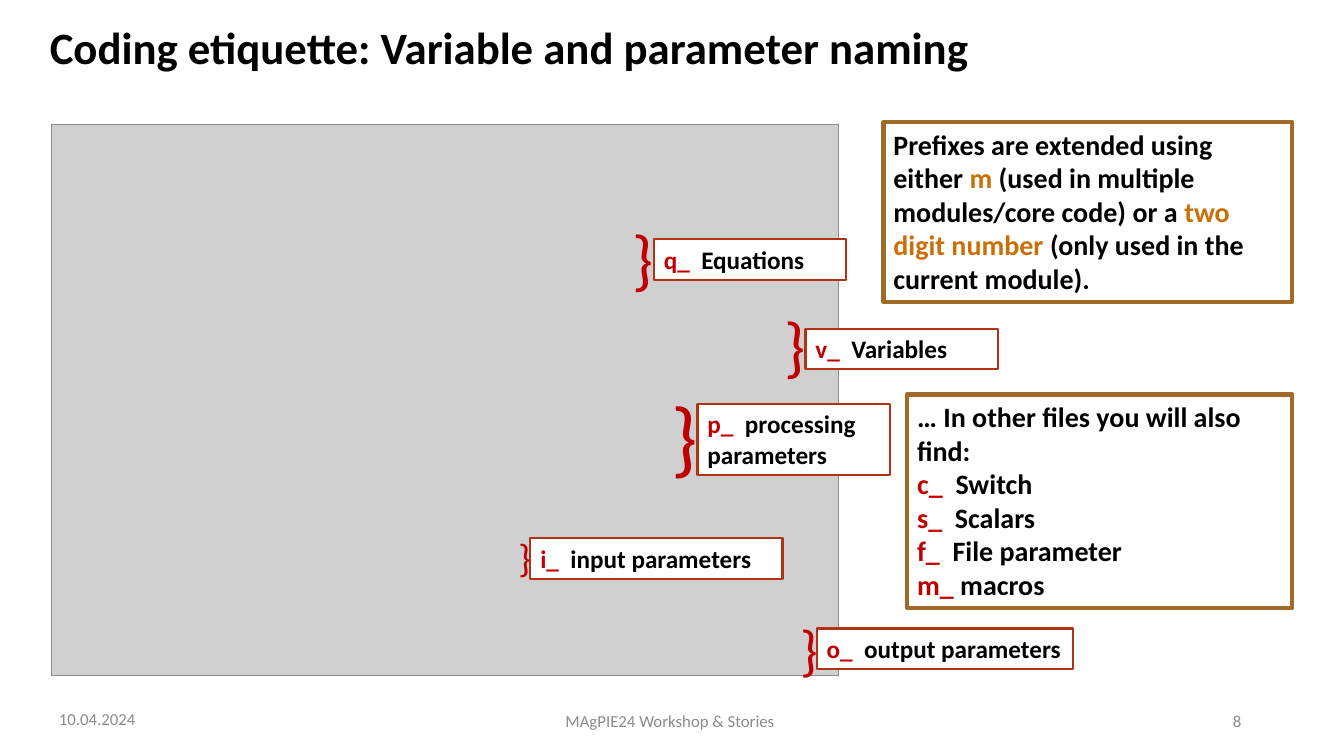
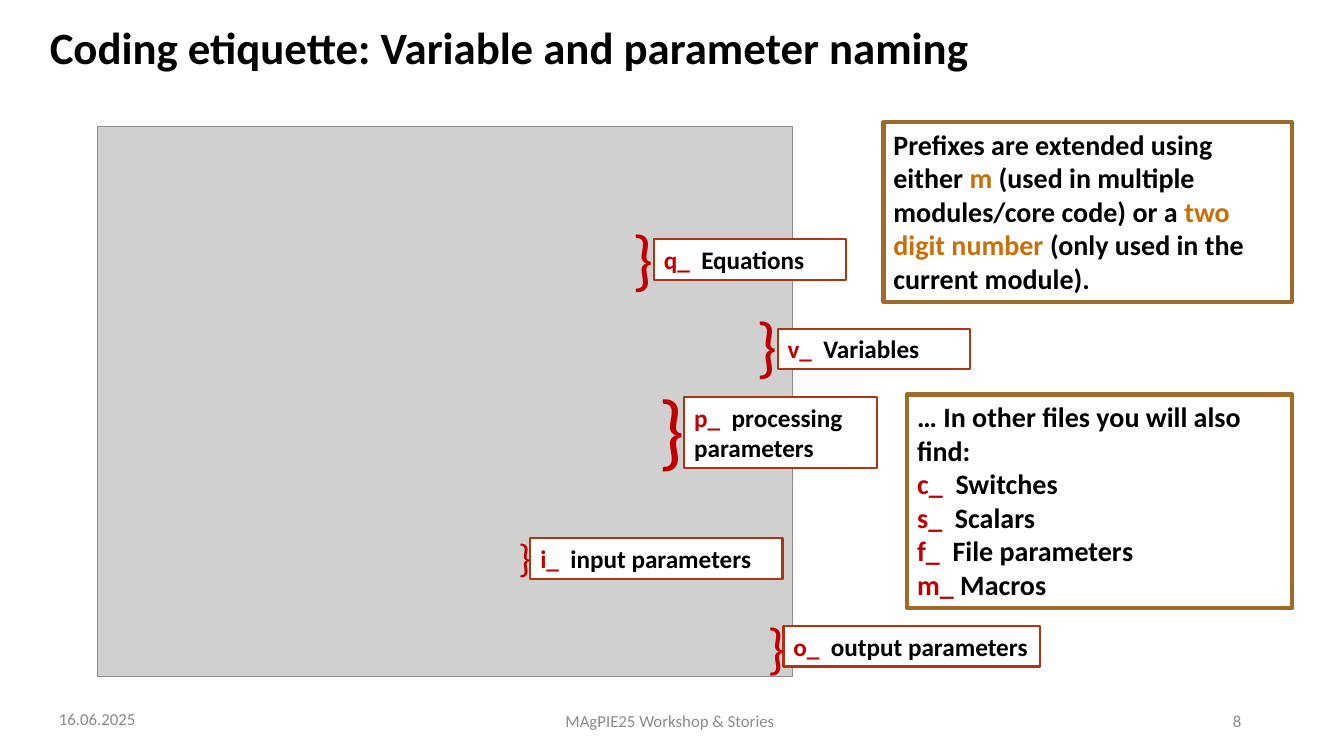
Before and after one commit to magpiemodel/magpiemodel.github.io, a slide deck: slide 8 of assets/slides/GAMS code, modules & realizations.pptx. Drawn at 1344x756 pixels with LibreOffice and Linux fonts; fonts in the diff are those of the drawing; grey boxes stand for pictures; background and template pictures are left out. Boxes give left, top, right and bottom in pixels: in the first picture for what was removed or moved away, otherwise in the second. Text is boxed around its words. In the diff, an @@ line names an element or a change of style, - is before the commit and + after.

```diff
--- a/assets/slides/GAMS code, modules & realizations.pptx
+++ b/assets/slides/GAMS code, modules & realizations.pptx
@@ picture: place and size @@
-picture at [51,125,839,676]
+picture at [98,126,792,677]
@@ text "}": place and size @@
-text "}" at [774,298,801,390]
+text "}" at [746,298,772,390]
@@ rectangle "v_ Variables": place and size @@
-rectangle "v_ Variables" at [806,329,998,369]
+rectangle "v_ Variables" at [777,329,970,369]
@@ text "}": place and size @@
-text "}" at [662,378,689,490]
+text "}" at [649,371,676,483]
@@ rectangle "p_ processing parameters": place and size @@
-rectangle "p_ processing parameters" at [698,404,890,476]
+rectangle "p_ processing parameters" at [685,397,877,469]
@@ text in rectangle at [917,474,1058,498]: text changed @@
-c_ Switch
+c_ Switches
@@ text in rectangle at [917,541,1134,599]: text changed @@
-f_ File parameter
-m_ macros
+f_ File parameters
+m_ Macros
@@ text "}": place and size @@
-text "}" at [790,610,817,688]
+text "}" at [757,607,783,685]
@@ rectangle "o_ output parameters": place and size @@
-rectangle "o_ output parameters" at [817,629,1073,669]
+rectangle "o_ output parameters" at [783,626,1040,666]
@@ text at [59,714,135,725]: text changed @@
-10.04.2024
+16.06.2025
@@ text at [565,715,775,730]: text changed @@
-MAgPIE24 Workshop & Stories
+MAgPIE25 Workshop & Stories
```
Also in this commit, not shown: 11 other slides changed, 1 other file.
